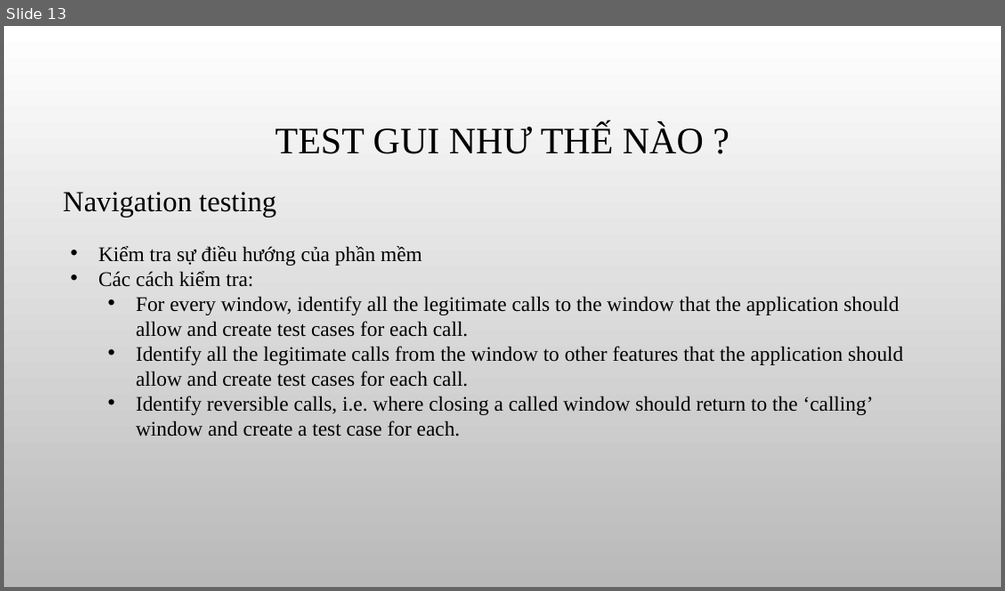
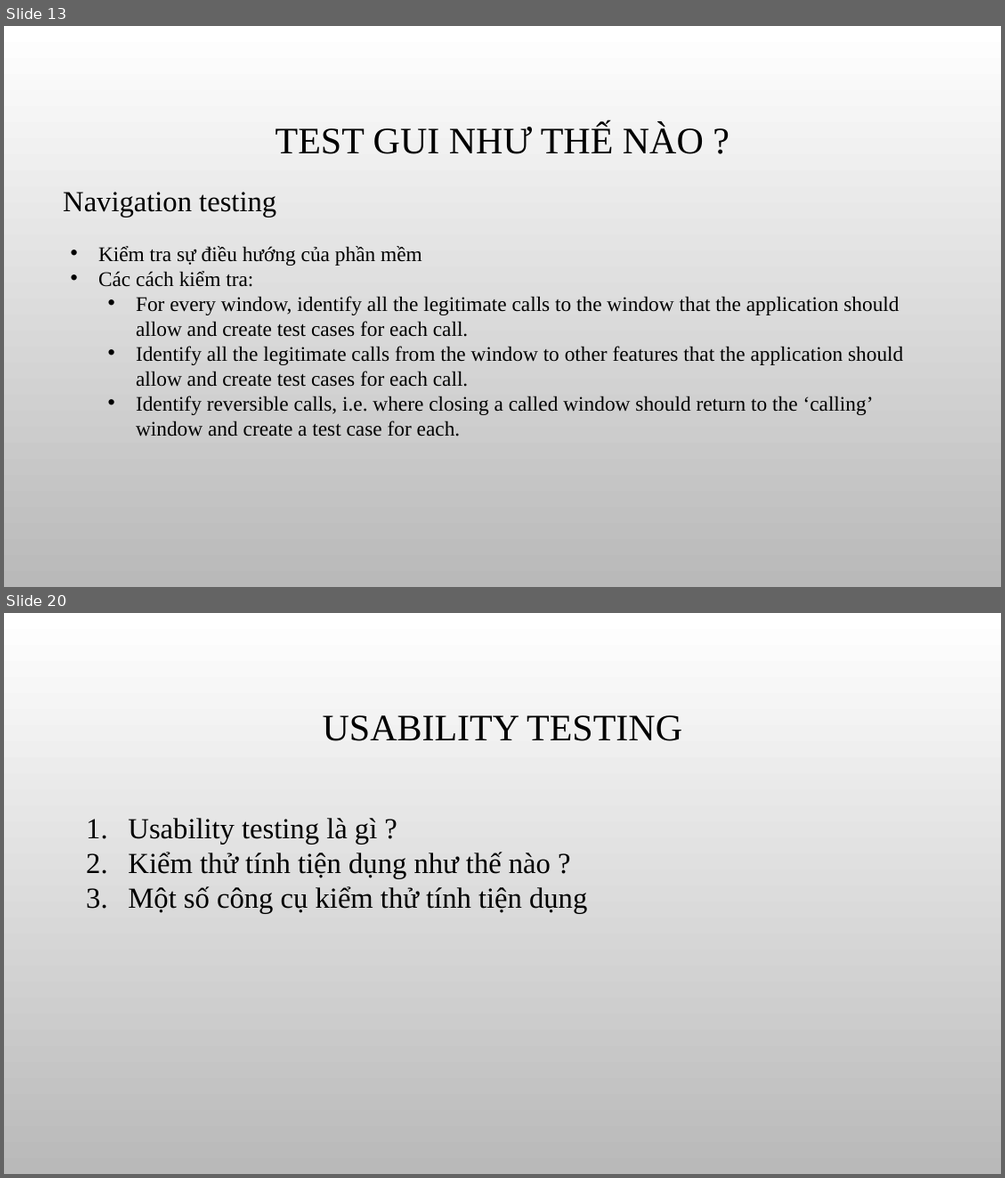
Before and after one commit to khoahoang/GUI-Usability-testing-research, a slide deck: slide/GUI & Usability testing group 20.pptx. Shown one above the other, each under a label of ours: slide 13 before the commit, slides 13 and 20 after it; the slides between them are not shown. The pictures are 1005x591 and 1005x1178 pixels, drawn with LibreOffice and Linux fonts; fonts in the diff are those of the drawing; background and template pictures are left out. Boxes give left, top, right and bottom in pixels: in the first picture for what was removed or moved away, otherwise in the second. Text is boxed around its words. In the diff, an @@ line names an element or a change of style, - is before the commit and + after.

Commit message:
slide GUI testing

```diff
--- a/slide/GUI & Usability testing group 20.pptx
+++ b/slide/GUI & Usability testing group 20.pptx
@@ slide 20 added at box(4, 613, 1001, 1174), background picture (left out) @@
@@ title added at box(323, 715, 682, 741), 36 pt, text #000000 @@
+USABILITY TESTING
@@ text added at box(128, 818, 587, 914), 28 pt, text #000000 @@
+1. Usability testing là gì ?
+2. Kiểm thử tính tiện dụng như thế nào ?
+3. Một số công cụ kiểm thử tính tiện dụng
```
Also in this commit, not shown: 4 slides changed, 7 other slides added, 1 slide removed.
